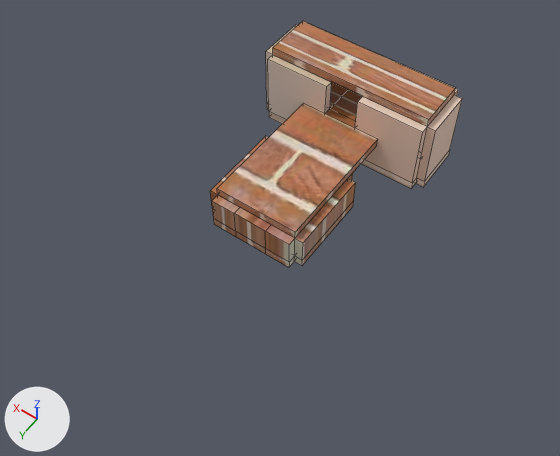
The Blender file tools/obj2map/obj/scene/scene.blend, before and after one commit.
Rendered twice from a 50 mm camera at (-31.5, 45.7, 64.8) aimed at (-2.4, 5.0, 0.7). The lights are fixed; the arrows at lower left show +X, +Y and +Z. Mesh edges are drawn as thin lines.
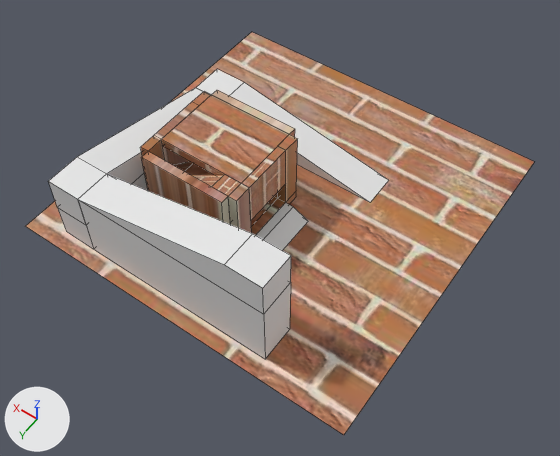
What differs and where, as boxes [x1, y1, x2, y2] in the pictures (560 x 456 px):
'Plane', added (brown)
    after: [26, 32, 534, 435]
'Cube.009', added
    after: [78, 174, 291, 359]
'Cube', reshaped, moved
    before: [217, 103, 378, 238]
    after: [141, 90, 297, 235]
'Cube.001', reshaped, moved
    before: [210, 25, 462, 267]
    after: [184, 164, 211, 175]
'Cube.004', mesh rescaled, moved (30% narrower, 16% shorter)
    before: [273, 21, 456, 126]
    after: [161, 95, 289, 183]
'Cube.008', added
    after: [48, 88, 203, 248]
'Cube.007', added
    after: [196, 69, 389, 202]
'Cube.002', reshaped (not visible before)
    after: [242, 146, 286, 220]
'Cube.006', added
    after: [256, 202, 308, 250]
'Cube.003', reshaped, moved
    before: [325, 82, 362, 128]
    after: [173, 162, 193, 171]
'Cube.005', added (beige)
    after: [191, 174, 241, 196]

The change, as a diff of the scene's bpy script:
```diff
--- a/tools/obj2map/obj/scene/scene.blend.py
+++ b/tools/obj2map/obj/scene/scene.blend.py
@@ me_cube @@
-me_cube.from_pydata(...)  # 8 vertices, 6 faces; spans x 0.0..10.0, y 0.0..16.0, z 0.0..1.0
+me_cube.from_pydata(...)  # 63 vertices, 62 faces; spans x -1.0..11.0, y -1.0..11.0, z -1.0..8.0
+# me_cube part 1: 6 vertices removed from x 0.0..10.0, y 0.0..16.0, z 0.0..1.0; 61 vertices added at x -1.0..11.0, y -1.0..11.0, z -1.0..8.0
 me_cube.materials.append(mat_material)
@@ me_cube_001 @@
-me_cube_001.from_pydata(...)  # 142 vertices, 146 faces; spans x -6.0..16.0, y -14.0..11.0, z 0.0..9.0
+me_cube_001.from_pydata(...)  # 8 vertices, 6 faces; spans x 0.0..8.0, y 0.0..10.0, z 0.0..1.0
+# me_cube_001 part 2
+# 138 vertices are removed from x -6.0..16.0, y -14.0..11.0, z 0.0..9.0
+# 146 faces are deleted
+# 4 vertices are added at (8.0, 0.0, 0.0), (8.0, 0.0, 1.0), (8.0, 10.0, 0.0), (8.0, 10.0, 1.0)
+# 6 new faces join them
 me_cube_001.materials.append(mat_material)
@@ me_cube_003 @@
 me_cube_003.from_pydata(...)  # 8 vertices, 6 faces; spans x -6.0..1.0, y -1.0..1.0, z -1.0..3.0
-me_cube_003.vertices[0].co = (-6.0, -1.0, -1.0)
-me_cube_003.vertices[1].co = (-6.0, -1.0, 3.0)
-me_cube_003.vertices[2].co = (-6.0, 1.0, -1.0)
-me_cube_003.vertices[3].co = (-6.0, 1.0, 3.0)
-me_cube_003.vertices[4].co = (1.0, -1.0, -1.0)
-me_cube_003.vertices[5].co = (-5.0, -1.0, 3.0)
-me_cube_003.vertices[6].co = (1.0, 1.0, -1.0)
-me_cube_003.vertices[7].co = (-5.0, 1.0, 3.0)
+# me_cube_003 part 3
+me_cube_003.vertices[0].co = (-1.0, 0.0, 0.0)  # pixel (285, 183)
+me_cube_003.vertices[1].co = (-1.0, 0.0, 5.0)  # pixel (285, 150)
+me_cube_003.vertices[2].co = (-1.0, 6.0, 0.0)  # pixel (250, 220)
+me_cube_003.vertices[3].co = (-1.0, 6.0, 5.0)  # pixel (249, 187)
+me_cube_003.vertices[4].co = (0.0, 0.0, 0.0)
+me_cube_003.vertices[5].co = (0.0, 0.0, 5.0)  # pixel (277, 146)
+me_cube_003.vertices[6].co = (0.0, 6.0, 0.0)
+me_cube_003.vertices[7].co = (0.0, 6.0, 5.0)  # pixel (241, 183)
 me_cube_003.materials.append(mat_material)
@@ me_cube_004 @@
-me_cube_004.from_pydata(...)  # 26 vertices, 24 faces; spans x 0.0..20.0, y -2.0..5.0, z 0.0..1.0
+me_cube_004.from_pydata(...)  # 8 vertices, 6 faces; spans x -1.0..1.0, y -2.0..6.0, z 0.0..4.0
+# me_cube_004 part 4: the whole mesh is rebuilt
 me_cube_004.materials.append(mat_material)
@@ me_cube_005 @@
 me_cube_005.from_pydata(...)  # 8 vertices, 6 faces; spans x 0.0..20.0, y 0.0..6.0, z 0.0..1.0
+# me_cube_005 part 5: the whole mesh is scaled about its middle by (0.5, 1.33, 1), then moved by (-5.0, 1.0, -1.0)
 me_cube_005.materials.append(mat_material)
@@ me_cube_014 @@
+me_cube_014.from_pydata([(0.0, 0.0, 4.0), (18.0, 0.0, 8.0), (0.0, 4.0, 4.0), (18.0, 4.0, 8.0), (22.0, 0.0, 4.0), (22.0, 0.0, 8.0), (22.0, 4.0, 4.0), (22.0, 4.0, 8.0), (0.0, 0.0, -4.0), (0.0, 4.0, -4.0), (22.0, 0.0, -4.0), (22.0, 4.0, -4.0)], [], [(0, 1, 3, 2), (2, 3, 7, 6), (6, 7, 5, 4), (4, 5, 1, 0), (2, 6, 11, 9), (7, 3, 1, 5), (9, 11, 10, 8), (0, 2, 9, 8), (6, 4, 10, 11), (4, 0, 8, 10)])
@@ me_cube_013 @@
+me_cube_013.from_pydata([(0.0, 0.0, 0.0), (18.0, 0.0, 4.0), (0.0, 4.0, 0.0), (18.0, 4.0, 4.0), (22.0, 0.0, 0.0), (22.0, 0.0, 4.0), (22.0, 4.0, 0.0), (22.0, 4.0, 4.0), (0.0, 0.0, -4.0), (0.0, 4.0, -4.0), (22.0, 0.0, -4.0), (22.0, 4.0, -4.0)], [], [(0, 1, 3, 2), (2, 3, 7, 6), (6, 7, 5, 4), (4, 5, 1, 0), (2, 6, 11, 9), (7, 3, 1, 5), (9, 11, 10, 8), (0, 2, 9, 8), (6, 4, 10, 11), (4, 0, 8, 10)])
@@ me_cube_012 @@
+me_cube_012.from_pydata([(0.0, 0.0, 0.0), (20.0, 0.0, 4.0), (0.0, 4.0, 0.0), (20.0, 4.0, 4.0), (24.0, 0.0, 0.0), (24.0, 0.0, 4.0), (24.0, 4.0, 0.0), (24.0, 4.0, 4.0)], [], [(0, 1, 3, 2), (2, 3, 7, 6), (6, 7, 5, 4), (4, 5, 1, 0), (2, 6, 4, 0), (7, 3, 1, 5)])
@@ me_cube_011 @@
+me_cube_011.from_pydata([(0.0, 0.0, 0.0), (2.0, 0.0, 1.0), (0.0, 6.0, 0.0), (2.0, 6.0, 1.0), (3.0, 0.0, 0.0), (3.0, 0.0, 1.0), (3.0, 6.0, 0.0), (3.0, 6.0, 1.0)], [], [(0, 1, 3, 2), (2, 3, 7, 6), (6, 7, 5, 4), (4, 5, 1, 0), (2, 6, 4, 0), (7, 3, 1, 5)])
@@ ob_cube @@
 ob_cube = bpy.data.objects.new('Cube', me_cube)
-ob_cube.location = (-5.0, -10.0, 2.0)
+ob_cube.location = (0.0, 0.0, 1.0)
@@ ob_cube_001 @@
 ob_cube_001 = bpy.data.objects.new('Cube.001', me_cube_001)
-ob_cube_001.location = (-5.0, -4.0, -2.0)
+ob_cube_001.location = (0.0, 0.0, 4.0)
@@ ob_cube_003 @@
 ob_cube_003 = bpy.data.objects.new('Cube.003', me_cube_004)
-ob_cube_003.location = (-10.0, -15.0, 2.0)
+ob_cube_003.location = (9.0, 4.0, 1.0)
@@ ob_cube_004 @@
 ob_cube_004 = bpy.data.objects.new('Cube.004', me_cube_005)
-ob_cube_004.location = (-10.0, -17.0, 7.0)
+ob_cube_004.location = (0.0, 0.0, 9.0)
@@ ob_cube_009 @@
+ob_cube_009 = bpy.data.objects.new('Cube.009', me_cube_014)
+ob_cube_009.location = (12.0, 18.0, 4.0)
+ob_cube_009.rotation_euler = (0.0, 0.0, 3.142)  # degrees (0, 0, 180)
@@ ob_cube_008 @@
+ob_cube_008 = bpy.data.objects.new('Cube.008', me_cube_013)
+ob_cube_008.location = (16.0, -4.0, 4.0)
+ob_cube_008.rotation_euler = (0.0, 0.0, 1.571)  # degrees (0, 0, 90)
@@ ob_cube_007 @@
+ob_cube_007 = bpy.data.objects.new('Cube.007', me_cube_012)
+ob_cube_007.location = (-8.0, -8.0, 0.0)
@@ ob_cube_006 @@
+ob_cube_006 = bpy.data.objects.new('Cube.006', me_cube_011)
+ob_cube_006.location = (-4.0, 2.0, 0.0)
@@ ob_cube_005 @@
+ob_cube_005 = bpy.data.objects.new('Cube.005', me_cube_010)  # 8 vertices, 6 faces; spans x -1.0..1.0, y -2.0..6.0, z 0.0..4.0; in mat_material (picture img_brick_png_001)
+ob_cube_005.location = (6.0, 9.0, 5.0)
+ob_cube_005.rotation_euler = (0.0, 0.0, 1.571)  # degrees (0, 0, 90)
@@ ob_plane @@
+ob_plane = bpy.data.objects.new('Plane', me_plane_001)  # 4 vertices, 1 face; spans x -1.0..1.0, y -1.0..1.0, z 0.0; in mat_material (picture img_brick_png_001)
+ob_plane.location = (0.0, 0.0, 0.0)
+ob_plane.scale = (20.0, 20.0, 20.0)
```
